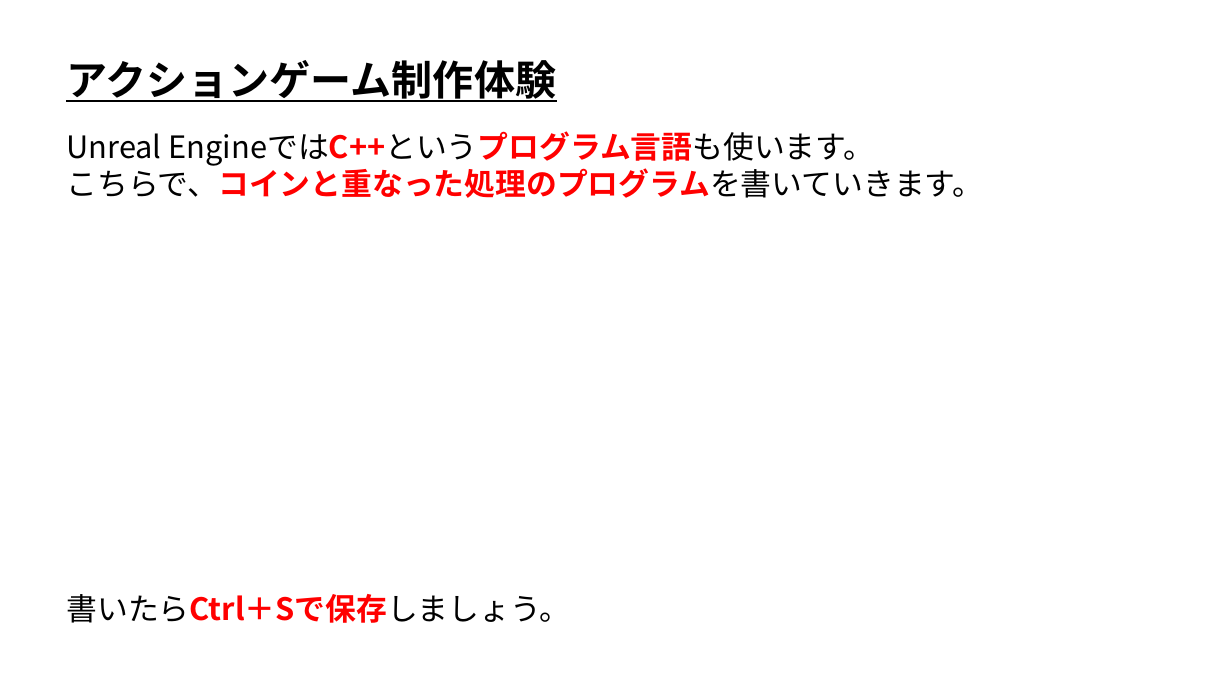
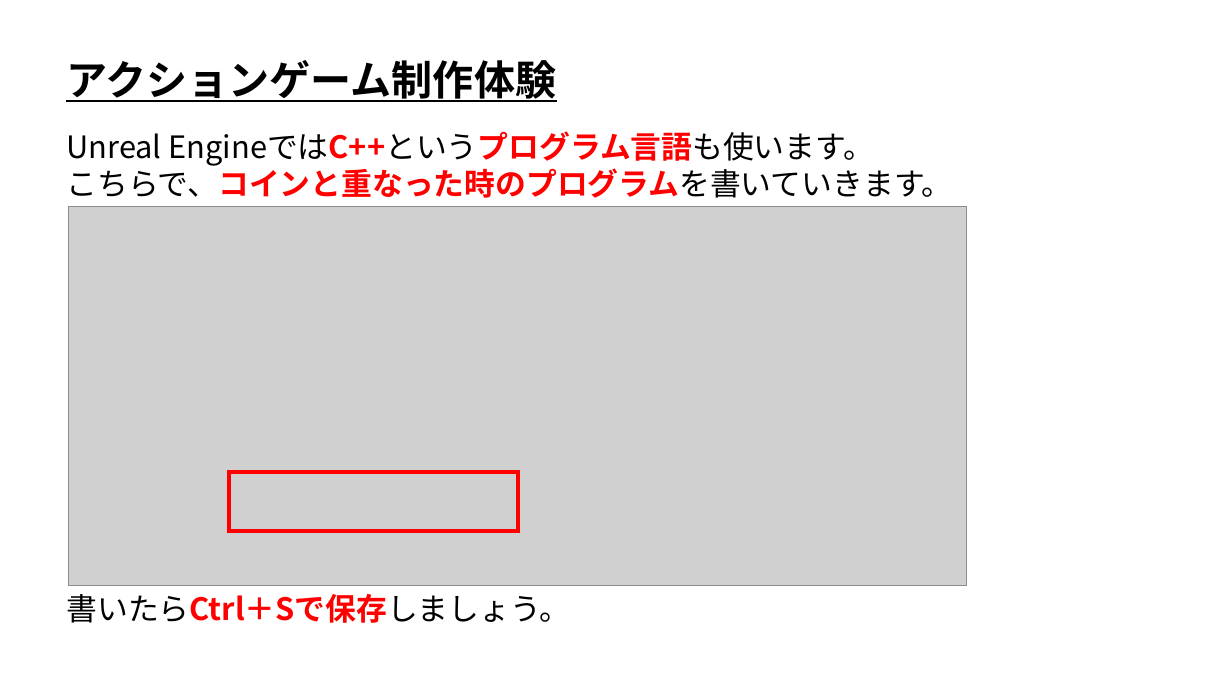
Before and after one commit to ArakiYusuke-Ohara/UnrealEngine, a slide deck: slide 12 of Projects/OpenCanpas01/UE_アクションゲーム制作体験.pptx (slide 11 before the commit). Drawn at 1232x693 pixels with LibreOffice and Linux fonts; fonts in the diff are those of the drawing; grey boxes stand for pictures. Boxes give left, top, right and bottom in pixels: in the first picture for what was removed or moved away, otherwise in the second. Text is boxed around its words. In the diff, an @@ line names an element or a change of style, - is before the commit and + after.

```diff
--- a/Projects/OpenCanpas01/UE_アクションゲーム制作体験.pptx
+++ b/Projects/OpenCanpas01/UE_アクションゲーム制作体験.pptx
@@ text at (66, 163, 952, 198): text changed @@
-こちらで、コインと重なった処理のプログラムを書いていきます。
+こちらで、コインと重なった時のプログラムを書いていきます。
@@ picture added at (68, 206, 967, 585) @@
@@ rectangle added at (229, 472, 518, 531), outline #FF0000 3 pt @@
```
Also in this commit, not shown: 13 other slides changed, 1 slide added, 9 other files.
